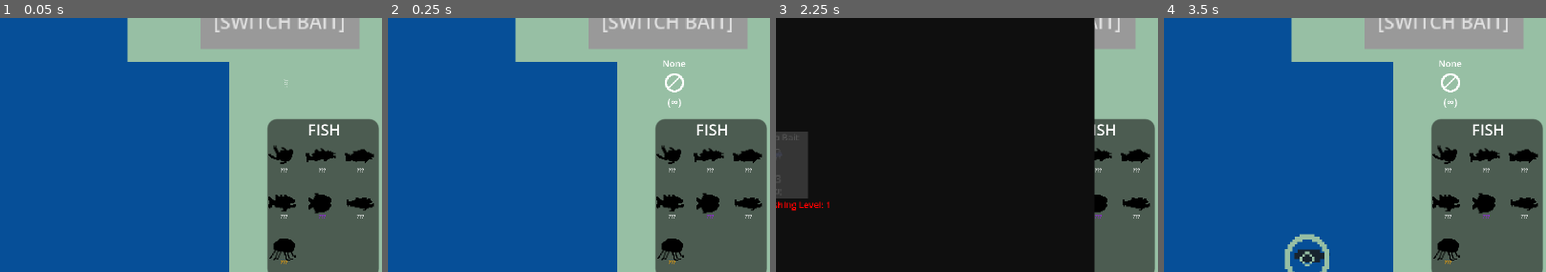
Above: before the commit, frames 1-4 (left to right).
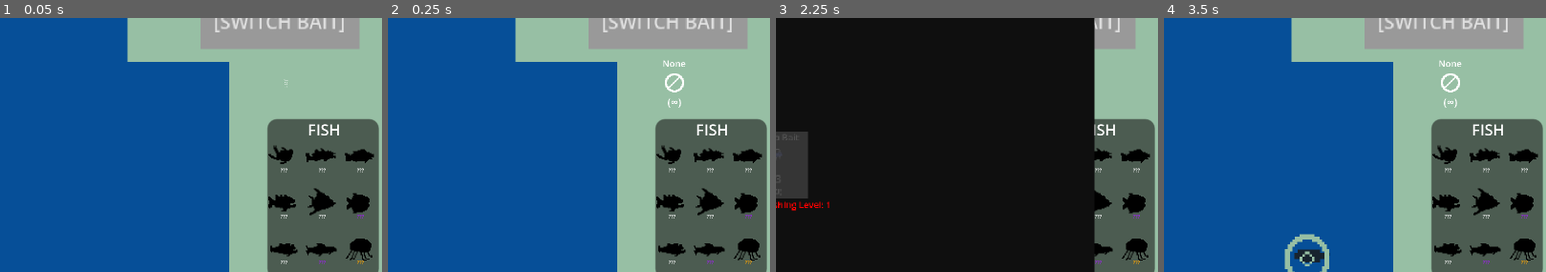
Above: after the commit, the same moments.

Repository: mathew-tran/fish-clicker
Game: Godot game, scene res://Scenes/Main.tscn
Same seed, same stepped clock (60 frames per second), same inputs: the game is played once before the commit and once after it.
Inputs:
- Up to frame 1 (0.05 s): no input
- Up to frame 2 (0.25 s): no input
- Up to frame 3 (2.25 s): click "STORE" at 0.5 s; click "MAIN" at 1.25 s; click "STORE" at 2 s
- Up to frame 4 (3.5 s): click "MAIN" at 2.75 s
The pictures show only the part of the screen within x 50-100%, y 21-71%; the shares and areas given below are measured in that part.

The runs differ from the first frame. In frame 1, 1.3% of the frame differs, in the area x 70-98%, y 66-97%; in frame 2, 1.3%; in frame 3, 0.9%; in frame 4, 1.3%.

Commit message:
finish none bait pool, player now has chance to pickup garbage

Diff:
--- /dev/null
+++ b/fishclicker/Resources/Levels/Baits/BAIT_GARBAGE.tres
@@ -0,0 +1,20 @@
+[gd_resource type="Resource" script_class="BaitData" load_steps=7 format=3 uid="uid://ebvrnngrr87l"]
+
+[ext_resource type="Texture2D" uid="uid://6741aa4kayh" path="res://Art/Sprites/Bait/ShrimpBait.png" id="1_tov7e"]
+[ext_resource type="Script" uid="uid://clf4q2sgy5gad" path="res://Resources/FishData.gd" id="2_o82xl"]
+[ext_resource type="Resource" uid="uid://dne7ybm2l8ojc" path="res://Resources/Levels/Garbage/G003_Paper.tres" id="3_kudh6"]
+[ext_resource type="Resource" uid="uid://i3gg0jqnaoxv" path="res://Resources/Levels/Garbage/G002_Seaweed.tres" id="4_0dtrp"]
+[ext_resource type="Resource" uid="uid://beoj1sk32yil3" path="res://Resources/Levels/Garbage/G001_Cola.tres" id="5_pmakb"]
+[ext_resource type="Script" uid="uid://bgc7uj0bli212" path="res://Resources/BaitData.gd" id="6_fwjk7"]
+
+[resource]
+script = ExtResource("6_fwjk7")
+BaitName = "Garbage"
+BaitImage = ExtResource("1_tov7e")
+BaitID = "G"
+Cost = 3
+CommonPool = Array[ExtResource("2_o82xl")]([ExtResource("3_kudh6")])
+RarePool = Array[ExtResource("2_o82xl")]([ExtResource("5_pmakb")])
+LegendaryPool = Array[ExtResource("2_o82xl")]([ExtResource("4_0dtrp")])
+bIsInfinite = false
+metadata/_custom_type_script = "uid://bgc7uj0bli212"
--- a/fishclicker/Resources/Levels/Baits/BAIT_NONE.tres
+++ b/fishclicker/Resources/Levels/Baits/BAIT_NONE.tres
@@ -9,7 +9,9 @@
 [ext_resource type="Resource" uid="uid://dgi7idvdqjjto" path="res://Resources/Levels/Fish/P002_BlueTang.tres" id="4_n7cjx"]
 [ext_resource type="Resource" uid="uid://cqaiwfabxpkhj" path="res://Resources/Levels/Fish/P006_Snapper.tres" id="5_apq5u"]
 [ext_resource type="Resource" uid="uid://15l5weysukne" path="res://Resources/Levels/Fish/P007_Grouper.tres" id="6_frqcx"]
+[ext_resource type="Resource" uid="uid://dc87q852shn6x" path="res://Resources/Levels/Fish/P010_Angelfish.tres" id="7_dmtwn"]
 [ext_resource type="Resource" uid="uid://xgxinx0isj30" path="res://Resources/Levels/Fish/P008_Bass.tres" id="9_j4dh8"]
+[ext_resource type="Resource" uid="uid://dqv3w4btqlc2m" path="res://Resources/Levels/Fish/P009_Trout.tres" id="10_60hmx"]
 
 [resource]
 script = ExtResource("2_ewn0j")
@@ -17,8 +19,8 @@
 BaitImage = ExtResource("1_njkb6")
 BaitID = "000"
 Cost = 0
-CommonPool = Array[ExtResource("1_a8y0i")]([ExtResource("2_s6pys"), ExtResource("4_apq5u"), ExtResource("5_apq5u"), ExtResource("6_frqcx")])
-RarePool = Array[ExtResource("1_a8y0i")]([ExtResource("4_n7cjx"), ExtResource("9_j4dh8")])
+CommonPool = Array[ExtResource("1_a8y0i")]([ExtResource("2_s6pys"), ExtResource("4_apq5u"), ExtResource("5_apq5u"), ExtResource("6_frqcx"), ExtResource("7_dmtwn")])
+RarePool = Array[ExtResource("1_a8y0i")]([ExtResource("4_n7cjx"), ExtResource("9_j4dh8"), ExtResource("10_60hmx")])
 LegendaryPool = Array[ExtResource("1_a8y0i")]([ExtResource("3_njkb6")])
 bIsInfinite = true
 metadata/_custom_type_script = "uid://bgc7uj0bli212"
--- /dev/null
+++ b/fishclicker/Resources/Levels/Fish/P009_Trout.tres
@@ -0,0 +1,15 @@
+[gd_resource type="Resource" script_class="FishData" load_steps=3 format=3 uid="uid://dqv3w4btqlc2m"]
+
+[ext_resource type="Texture2D" uid="uid://ccwiax3e5adq8" path="res://Art/Sprites/Fish/Detail/Trout.png" id="1_0eqlf"]
+[ext_resource type="Script" uid="uid://clf4q2sgy5gad" path="res://Resources/FishData.gd" id="2_bat08"]
+
+[resource]
+script = ExtResource("2_bat08")
+FishImage = ExtResource("1_0eqlf")
+FishName = "Trout"
+Rarity = 1
+FishSize = 2
+FishID = "P009"
+Tugs = 5
+TimeLimit = 0.7
+Cost = 14
--- /dev/null
+++ b/fishclicker/Resources/Levels/Fish/P010_Angelfish.tres
@@ -0,0 +1,15 @@
+[gd_resource type="Resource" script_class="FishData" load_steps=3 format=3 uid="uid://dc87q852shn6x"]
+
+[ext_resource type="Texture2D" uid="uid://dguf7fyfs6wdm" path="res://Art/Sprites/Fish/Detail/Angelfish.png" id="1_3p6ru"]
+[ext_resource type="Script" uid="uid://clf4q2sgy5gad" path="res://Resources/FishData.gd" id="2_k6n6y"]
+
+[resource]
+script = ExtResource("2_k6n6y")
+FishImage = ExtResource("1_3p6ru")
+FishName = "Angelfish"
+Rarity = 0
+FishSize = 1
+FishID = "P010"
+Tugs = 3
+TimeLimit = 0.5
+Cost = 20
--- /dev/null
+++ b/fishclicker/Resources/Levels/Garbage/G001_Cola.tres
@@ -0,0 +1,15 @@
+[gd_resource type="Resource" script_class="FishData" load_steps=3 format=3 uid="uid://beoj1sk32yil3"]
+
+[ext_resource type="Texture2D" uid="uid://cthfkkaock6k" path="res://Art/Sprites/Fish/Detail/GoldFish.png" id="1_j8mgp"]
+[ext_resource type="Script" uid="uid://clf4q2sgy5gad" path="res://Resources/FishData.gd" id="2_3i67j"]
+
+[resource]
+script = ExtResource("2_3i67j")
+FishImage = ExtResource("1_j8mgp")
+FishName = "Goldfish"
+Rarity = 0
+FishSize = 1
+FishID = "P001"
+Tugs = 3
+TimeLimit = 5.0
+Cost = 2
--- /dev/null
+++ b/fishclicker/Resources/Levels/Garbage/G002_Seaweed.tres
@@ -0,0 +1,15 @@
+[gd_resource type="Resource" script_class="FishData" load_steps=3 format=3 uid="uid://i3gg0jqnaoxv"]
+
+[ext_resource type="Texture2D" uid="uid://b3gnyigq0e7j7" path="res://Art/Sprites/Garbage/Seaweed.png" id="1_vyfve"]
+[ext_resource type="Script" uid="uid://clf4q2sgy5gad" path="res://Resources/FishData.gd" id="2_q27cd"]
+
+[resource]
+script = ExtResource("2_q27cd")
+FishImage = ExtResource("1_vyfve")
+FishName = "Garbage"
+Rarity = 0
+FishSize = 2
+FishID = "G001"
+Tugs = 1
+TimeLimit = 5.0
+Cost = 1
--- /dev/null
+++ b/fishclicker/Resources/Levels/Garbage/G003_Paper.tres
@@ -0,0 +1,15 @@
+[gd_resource type="Resource" script_class="FishData" load_steps=3 format=3 uid="uid://dne7ybm2l8ojc"]
+
+[ext_resource type="Texture2D" uid="uid://bvemxt7vygbjh" path="res://Art/Sprites/Garbage/Paper.png" id="1_bpvcj"]
+[ext_resource type="Script" uid="uid://clf4q2sgy5gad" path="res://Resources/FishData.gd" id="2_m6fxh"]
+
+[resource]
+script = ExtResource("2_m6fxh")
+FishImage = ExtResource("1_bpvcj")
+FishName = "Garbage"
+Rarity = 0
+FishSize = 1
+FishID = "G003"
+Tugs = 3
+TimeLimit = 2.0
+Cost = 1
--- a/fishclicker/Scripts/FishSpawner.gd
+++ b/fishclicker/Scripts/FishSpawner.gd
@@ -20,10 +20,18 @@
 func SpawnFish():
 	var Spawns = get_tree().get_nodes_in_group("SpawnMarker")
 	Spawns.shuffle()
+
+
 	var newSpawn = Spawns[0].global_position
 	var fishInstance = load("res://Prefabs/Fish.tscn").instantiate() as Fish
 	fishInstance.global_position = newSpawn
-	fishInstance.Setup(Finder.GetGameManager().CurrentBait.GetRandomFish())
+
+	var result = randi() % 100
+	if result <= 10:
+		var garbage = load("res://Resources/Levels/Baits/BAIT_GARBAGE.tres").GetRandomFish()
+		fishInstance.Setup(garbage)
+	else:
+		fishInstance.Setup(Finder.GetGameManager().CurrentBait.GetRandomFish())
 	add_child(fishInstance)
 	fishInstance.Dead.connect(OnFishDead)
 	fishInstance.Caught.connect(OnFishCaught)
Binary file added: fishclicker/Art/Sprites/Fish/Detail/Angelfish.png
Not shown, added: fishclicker/Art/Sprites/Fish/Detail/Angelfish.png.import
Binary file added: fishclicker/Art/Sprites/Fish/Detail/Trout.png
Not shown, added: fishclicker/Art/Sprites/Fish/Detail/Trout.png.import
Binary file added: fishclicker/Art/Sprites/Garbage/Cola.png
Not shown, added: fishclicker/Art/Sprites/Garbage/Cola.png.import
Binary file added: fishclicker/Art/Sprites/Garbage/Paper.png
Not shown, added: fishclicker/Art/Sprites/Garbage/Paper.png.import
Binary file added: fishclicker/Art/Sprites/Garbage/Seaweed.png
Not shown, added: fishclicker/Art/Sprites/Garbage/Seaweed.png.import
Not shown: 1 places in fishclicker/Resources/Levels/Baits/BAIT_NONE.tres that only renumber resources
